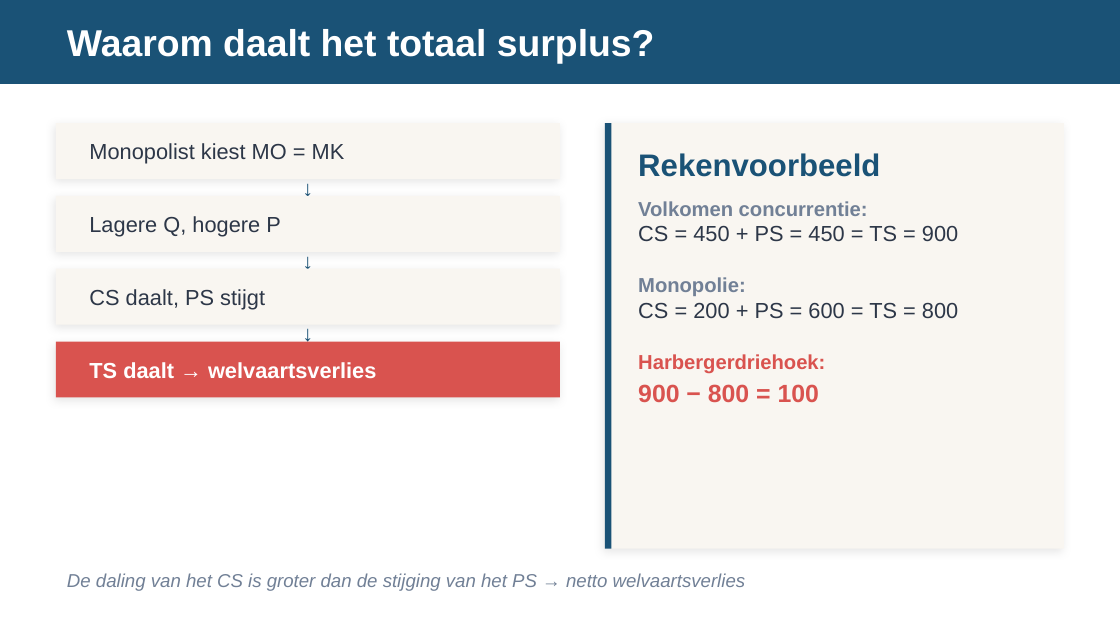
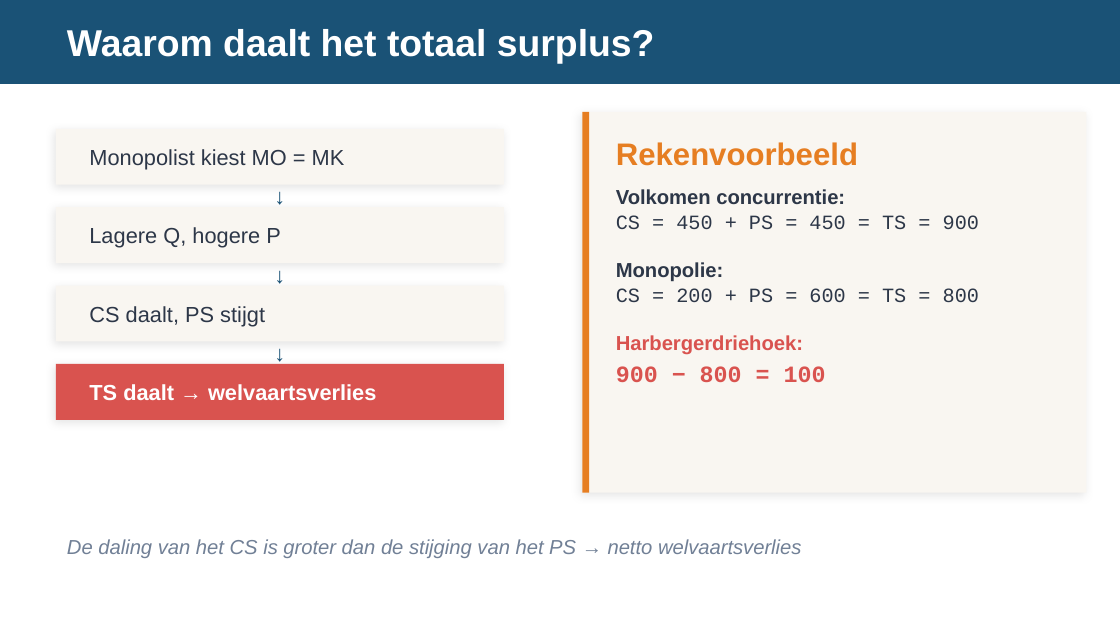
Before and after one commit to meijer1973/economie-vwo4-m3, a slide deck: slide 6 of 3.2 Hoofdstuk 2 - Marktvormen en hun marktevenwicht/3.2.6 Paragraaf 6 - Marktvormen en hun economische doelmatigheid/2. Leren/3.2.6 Marktvormen en hun economische doelmatigheid – presentatie.pptx. Drawn at 1120x630 pixels with LibreOffice and Linux fonts; fonts in the diff are those of the drawing. Boxes give left, top, right and bottom in pixels: in the first picture for what was removed or moved away, otherwise in the second. Text is boxed around its words. In the diff, an @@ line names an element or a change of style, - is before the commit and + after.

```diff
--- a/3.2 Hoofdstuk 2 - Marktvormen en hun marktevenwicht/3.2.6 Paragraaf 6 - Marktvormen en hun economische doelmatigheid/2. Leren/3.2.6 Marktvormen en hun economische doelmatigheid – presentatie.pptx
+++ b/3.2 Hoofdstuk 2 - Marktvormen en hun marktevenwicht/3.2.6 Paragraaf 6 - Marktvormen en hun economische doelmatigheid/2. Leren/3.2.6 Marktvormen en hun economische doelmatigheid – presentatie.pptx
@@ rectangle: place and size @@
-rectangle at bbox=[605, 123, 1064, 549]
+rectangle at bbox=[582, 112, 1086, 493]
@@ rectangle at bbox=[582, 112, 1086, 493]: proportions changed @@
@@ rectangle: place and size @@
-rectangle at bbox=[605, 123, 612, 549]
+rectangle at bbox=[582, 112, 589, 493]
@@ rectangle at bbox=[582, 112, 589, 493]: fill #1A5276 to #E67E22 @@
@@ rectangle: place and size @@
-rectangle at bbox=[56, 123, 560, 179]
+rectangle at bbox=[56, 129, 504, 185]
@@ text "Monopolist kiest MO = MK": place and size @@
-text "Monopolist kiest MO = MK" at bbox=[89, 143, 345, 164]
+text "Monopolist kiest MO = MK" at bbox=[89, 149, 345, 170]
@@ text "Rekenvoorbeeld": place and size @@
-text "Rekenvoorbeeld" at bbox=[638, 153, 880, 177]
+text "Rekenvoorbeeld" at bbox=[616, 142, 858, 166]
@@ text "Rekenvoorbeeld" at bbox=[616, 142, 858, 166]: text colour #1A5276 to #E67E22 @@
@@ text "Volkomen concurrentie: CS = 450 ...": place and size @@
-text "Volkomen concurrentie: CS = 450 ..." at bbox=[638, 201, 958, 402]
+text "Volkomen concurrentie: CS = 450 ..." at bbox=[616, 189, 979, 382]
@@ text "Volkomen concurrentie: CS = 450 ..." at bbox=[616, 189, 979, 382]: size 14 to 13 pt, font Arial to Courier New in "CS = 450 + PS = 450 ..."; size 16 to 15 pt in "900 − 800 = 100"; text colour #718096 to #2D3748 in "Volkomen concurrentie: Monopolie:" @@
@@ text "↓" rewrapped from bbox=[56, 179, 560, 196] to bbox=[56, 185, 504, 207] @@
@@ rectangle: place and size @@
-rectangle at bbox=[56, 196, 560, 252]
+rectangle at bbox=[56, 207, 504, 263]
@@ text "Lagere Q, hogere P": place and size @@
-text "Lagere Q, hogere P" at bbox=[89, 216, 281, 237]
+text "Lagere Q, hogere P" at bbox=[89, 227, 281, 248]
@@ text "↓" rewrapped from bbox=[56, 252, 560, 269] to bbox=[56, 263, 504, 286] @@
@@ rectangle: place and size @@
-rectangle at bbox=[56, 269, 560, 325]
+rectangle at bbox=[56, 286, 504, 342]
@@ text "CS daalt, PS stijgt": place and size @@
-text "CS daalt, PS stijgt" at bbox=[89, 289, 265, 310]
+text "CS daalt, PS stijgt" at bbox=[89, 306, 265, 327]
@@ text "↓" rewrapped from bbox=[56, 325, 560, 342] to bbox=[56, 342, 504, 364] @@
@@ rectangle: place and size @@
-rectangle at bbox=[56, 342, 560, 398]
+rectangle at bbox=[56, 364, 504, 420]
@@ text "TS daalt → welvaartsverlies": place and size @@
-text "TS daalt → welvaartsverlies" at bbox=[89, 362, 376, 378]
+text "TS daalt → welvaartsverlies" at bbox=[89, 384, 376, 400]
@@ text "De daling van het CS ...": place and size @@
-text "De daling van het CS ..." at bbox=[67, 573, 746, 591]
+text "De daling van het CS ..." at bbox=[67, 539, 802, 558]
@@ text "De daling van het CS ..." at bbox=[67, 539, 802, 558]: size 12 to 13 pt @@
```
Also in this commit, not shown: 8 other slides changed, 2 slides added, 3 slides removed, 2 other files.
